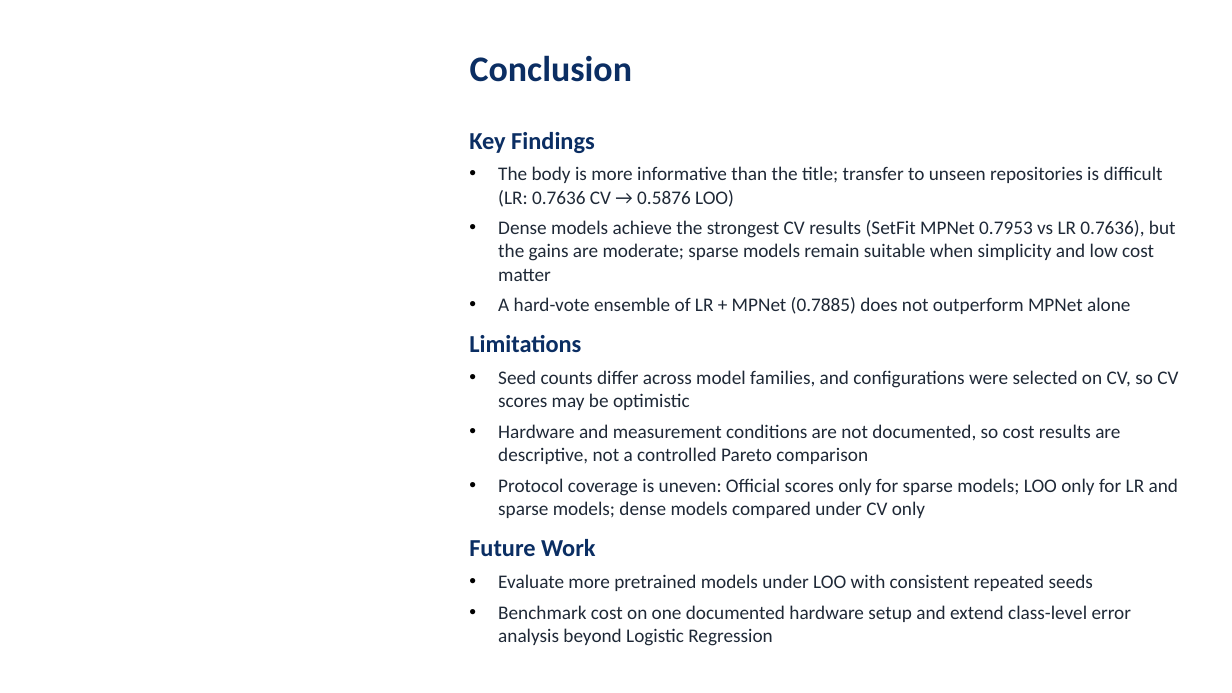
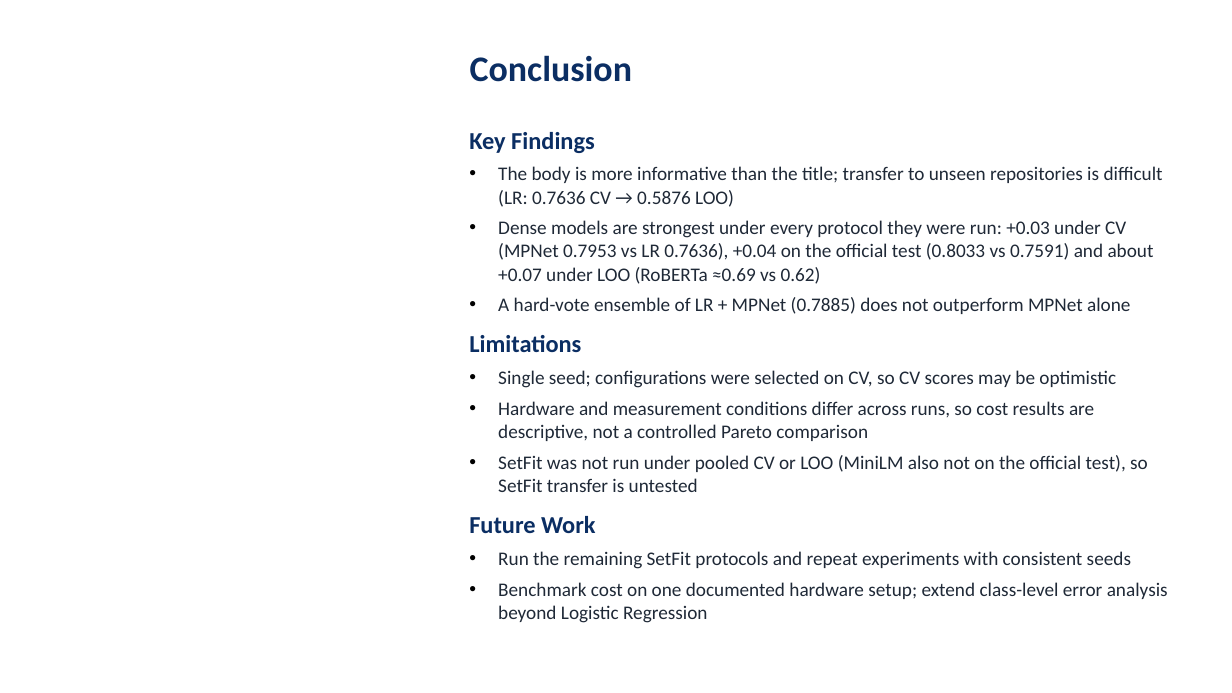
Before and after one commit to kiet21042003/nlbse24-issue-classification, a slide deck: slide 23 of presentation/Seminar_2_Slides.pptx (slide 22 before the commit). Drawn at 1232x693 pixels with LibreOffice and Linux fonts; fonts in the diff are those of the drawing; background and template pictures are left out. Boxes give left, top, right and bottom in pixels: in the first picture for what was removed or moved away, otherwise in the second. Text is boxed around its words. In the diff, an @@ line names an element or a change of style, - is before the commit and + after.

```diff
--- a/presentation/Seminar_2_Slides.pptx
+++ b/presentation/Seminar_2_Slides.pptx
@@ text at bbox=[498, 220, 1154, 284]: text changed @@
-• Dense models achieve the strongest CV results (SetFit MPNet 0.7953 vs LR 0.7636), but the gains are moderate; sparse models remain suitable when simplicity and low cost matter
+• Dense models are strongest under every protocol they were run: +0.03 under CV (MPNet 0.7953 vs LR 0.7636), +0.04 on the official test (0.8033 vs 0.7591) and about +0.07 under LOO (RoBERTa ≈0.69 vs 0.62)
@@ text at bbox=[498, 370, 1148, 492]: text changed @@
-• Seed counts differ across model families, and configurations were selected on CV, so CV scores may be optimistic
-• Hardware and measurement conditions are not documented, so cost results are descriptive, not a controlled Pareto comparison
-• Protocol coverage is uneven: Official scores only for sparse models; LOO only for LR and sparse models; dense models compared under CV only
+• Single seed; configurations were selected on CV, so CV scores may be optimistic
+• Hardware and measurement conditions differ across runs, so cost results are descriptive, not a controlled Pareto comparison
+• SetFit was not run under pooled CV or LOO (MiniLM also not on the official test), so SetFit transfer is untested
@@ text at bbox=[498, 551, 1168, 599]: text changed @@
-• Evaluate more pretrained models under LOO with consistent repeated seeds
-• Benchmark cost on one documented hardware setup and extend class-level error analysis beyond Logistic Regression
+• Run the remaining SetFit protocols and repeat experiments with consistent seeds
+• Benchmark cost on one documented hardware setup; extend class-level error analysis beyond Logistic Regression
```
Also in this commit, not shown: 4 other slides changed, 1 slide added.
